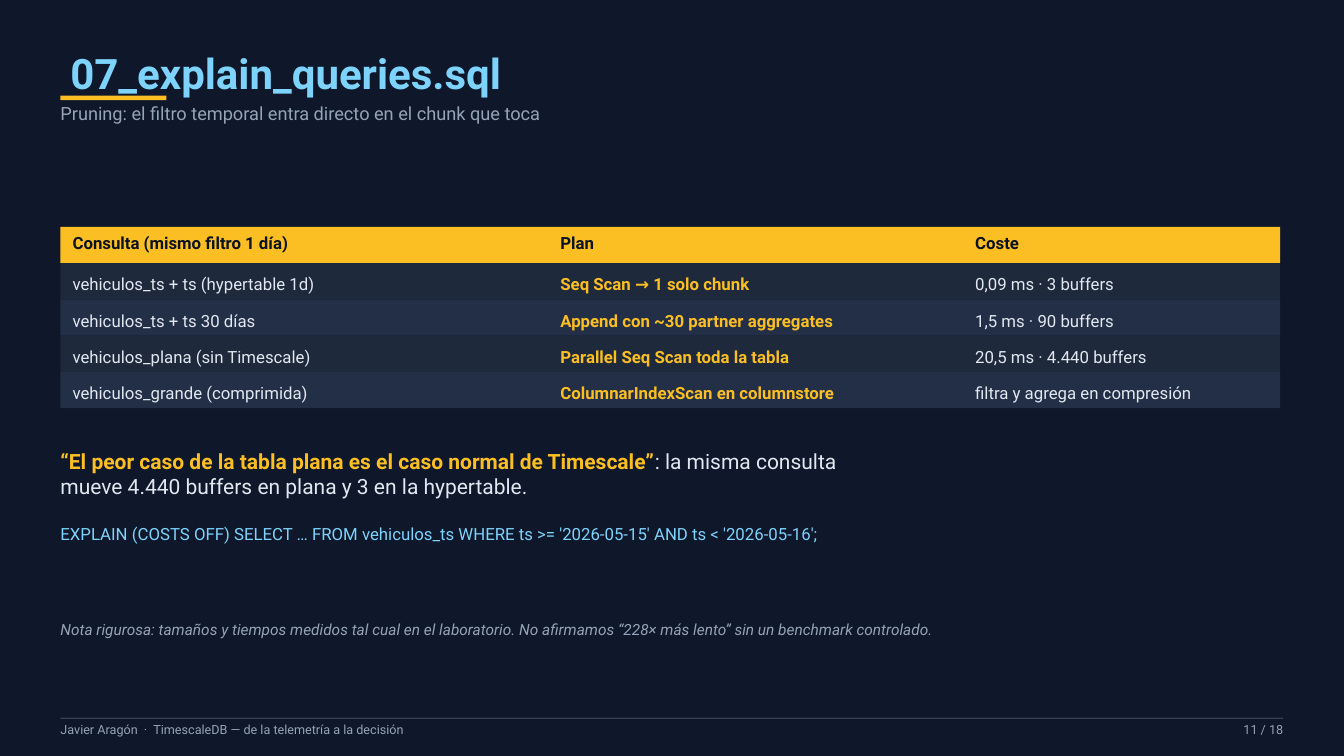
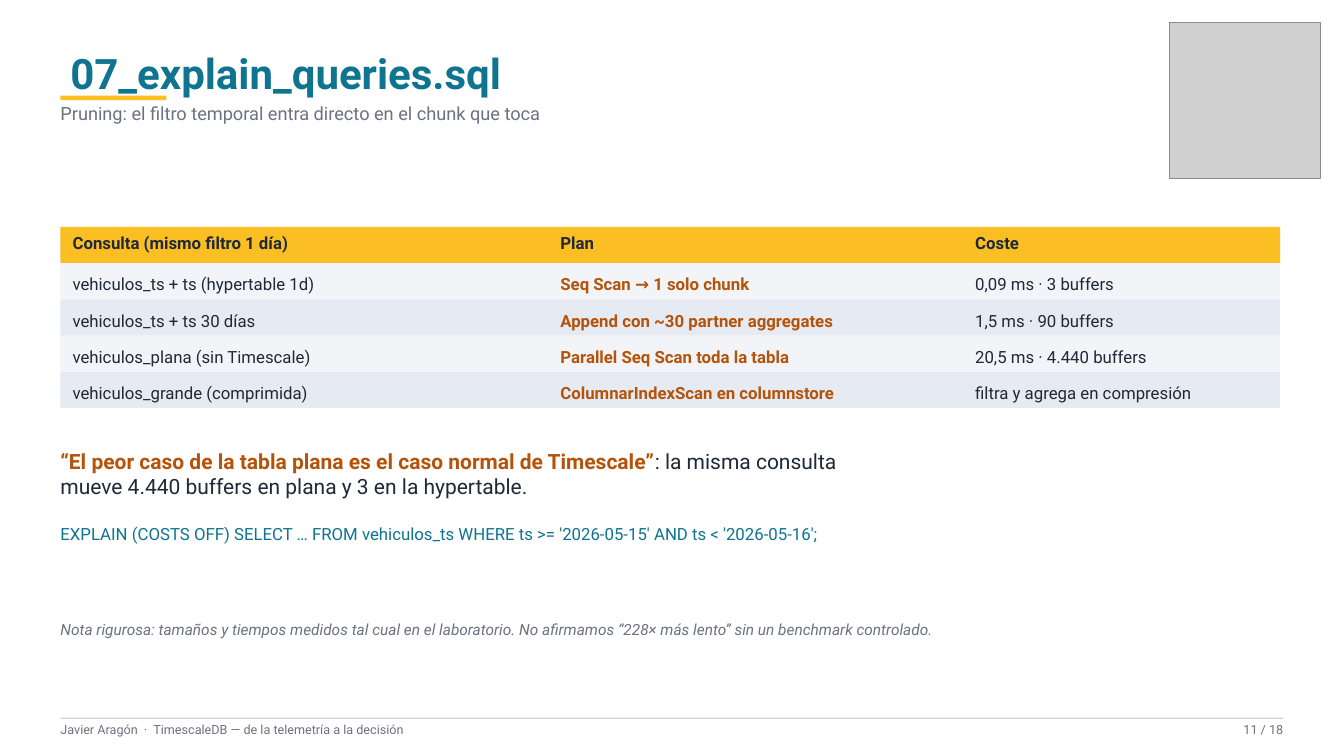
Before and after one commit to xavipuerto/autometrics-demo, a slide deck: slide 11 of presentacion/TimescaleDB-PPT-Javier.pptx. Drawn at 1344x756 pixels with LibreOffice and Linux fonts; fonts in the diff are those of the drawing; grey boxes stand for pictures. Boxes give left, top, right and bottom in pixels: in the first picture for what was removed or moved away, otherwise in the second. Text is boxed around its words. In the diff, an @@ line names an element or a change of style, - is before the commit and + after.

```diff
--- a/presentacion/TimescaleDB-PPT-Javier.pptx
+++ b/presentacion/TimescaleDB-PPT-Javier.pptx
@@ rectangle removed at <box>0,0,1344,756</box> @@
@@ picture added at <box>1170,22,1321,178</box> @@
@@ text "07_explain_queries.sql" at <box>70,57,501,99</box>: text colour #7DD3FC to #0E7490 @@
@@ text colour #0B1220 to #1F2937 in 3 elements at <box>73,236,288,253</box>, <box>560,236,594,249</box>, <box>975,237,1019,249</box> @@
@@ rectangle at <box>60,263,1280,299</box>: fill #1E293B to #F2F4F8 @@
@@ rectangle at <box>60,299,1280,336</box>: fill #232F47 to #E6EAF2 @@
@@ rectangle at <box>60,336,1280,372</box>: fill #1E293B to #F2F4F8 @@
@@ rectangle at <box>60,372,1280,408</box>: fill #232F47 to #E6EAF2 @@
@@ text colour #FBBF24 to #B45309 in 4 elements at <box>560,277,749,294</box>, <box>560,314,833,331</box>, <box>560,350,789,367</box>, <box>560,386,834,399</box> @@
@@ text colour #E2E8F0 to #1F2937 in 8 elements at <box>73,277,314,294</box>, <box>975,277,1114,292</box>, <box>73,314,255,329</box>, <box>975,314,1114,329</box>, <box>73,350,310,367</box>, <box>975,350,1146,365</box>, <box>73,386,307,403</box>, <box>975,386,1191,403</box> @@
@@ text "“El peor caso de la ..." at <box>60,453,836,499</box>: text colour #FBBF24 to #B45309 in "“El peor caso de la tabla plana ..."; text colour #E2E8F0 to #1F2937 in "Timescale”: la misma consulta mueve 4.440 buffers ..." @@
@@ text "EXPLAIN (COSTS OFF) SELECT … ..." at <box>60,526,817,544</box>: text colour #7DD3FC to #0E7490 @@
@@ text colour #94A3B8 to #6B7280 in 4 elements at <box>60,106,541,124</box>, <box>60,724,403,737</box>, <box>1243,725,1283,734</box>, <box>60,623,933,639</box> @@
@@ rectangle at <box>60,718,1284,719</box>: fill #334155 to #D1D5DB @@
```
Also in this commit, not shown: 17 other slides changed, 2 other files.
